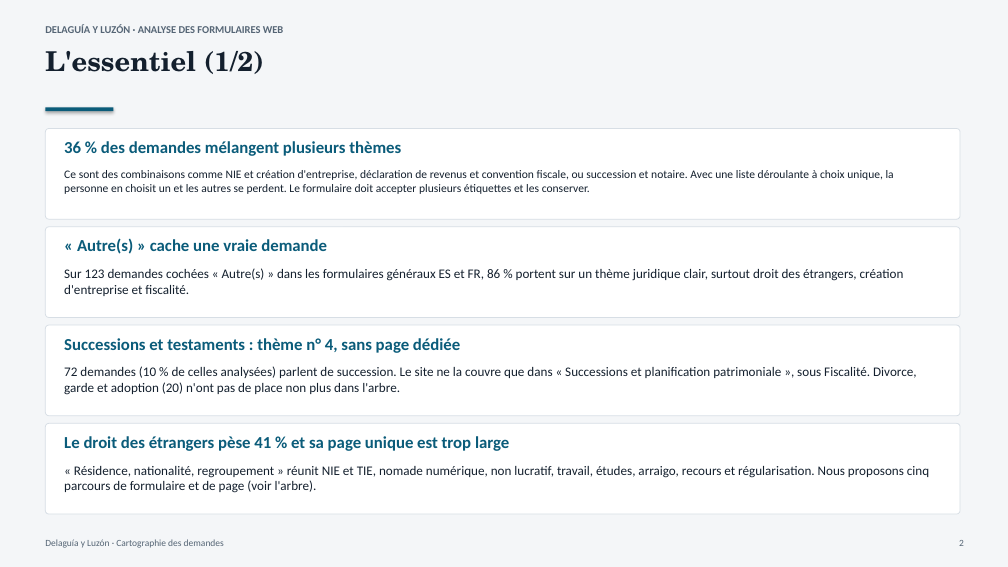
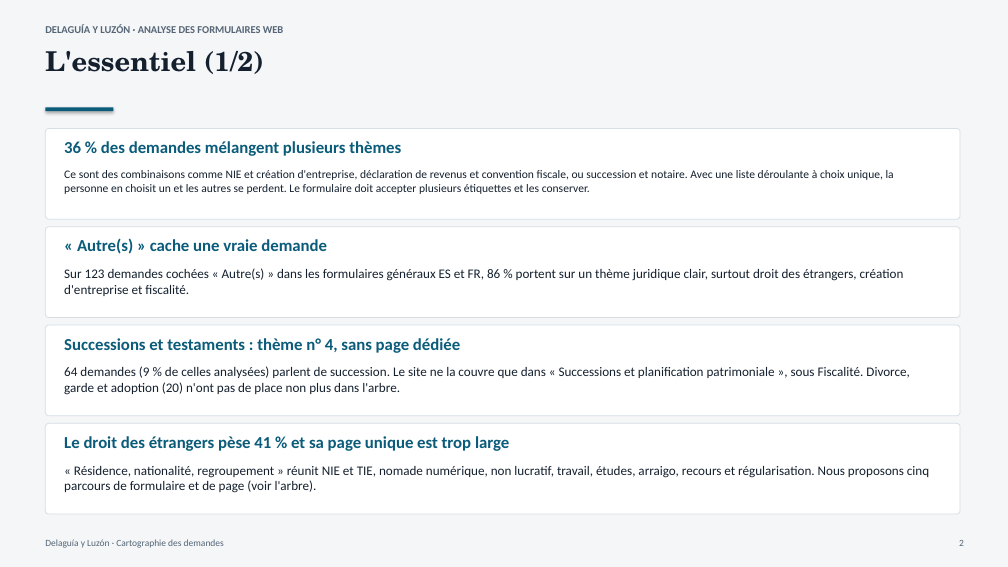
Before and after one commit to multilang2025/dlcom, a slide deck: slide 2 of data/leads/informe-leads-fr.pptx. Drawn at 1008x567 pixels with LibreOffice and Linux fonts; fonts in the diff are those of the drawing. Boxes give left, top, right and bottom in pixels: in the first picture for what was removed or moved away, otherwise in the second. Text is boxed around its words. In the diff, an @@ line names an element or a change of style, - is before the commit and + after.

```diff
--- a/data/leads/informe-leads-fr.pptx
+++ b/data/leads/informe-leads-fr.pptx
@@ text at (64,366,909,395): text changed @@
-72 demandes (10 % de celles analysées) parlent de succession. Le site ne la couvre que dans « Successions et planification patrimoniale », sous Fiscalité. Divorce, garde et adoption (20) n'ont pas de place non plus dans l'arbre.
+64 demandes (9 % de celles analysées) parlent de succession. Le site ne la couvre que dans « Successions et planification patrimoniale », sous Fiscalité. Divorce, garde et adoption (20) n'ont pas de place non plus dans l'arbre.
```
Also in this commit, not shown: 11 other slides changed, 11 other files.
